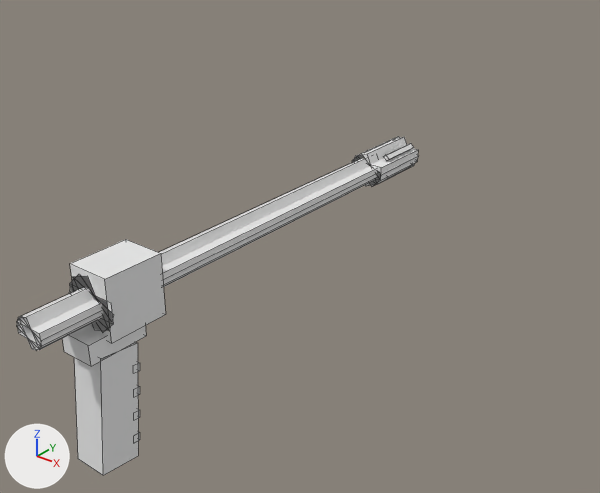
What one commit did to the OBJ model src/main/resources/assets/mareeletrica/models/block/paint_aug_view_1.obj.
Before and after are seen from a 50 mm lens placed at (1.247, -0.849, 1.029), pointed at (0.427, 0.176, 0.393). The lights are fixed; the arrows at lower left show +X, +Y and +Z. The older version comes first. Mesh edges are drawn as thin lines. Where no turn or scale is listed for an object, it has been applied to the vertices. Vertices at exactly the same position are counted once.

The scene before the commit, as lines of its bpy script (objects in view):
```python
me_paint_aug_view_1 = bpy.data.meshes.new('paint_aug_view_1')
me_paint_aug_view_1.from_pydata(...)  # 178 vertices, 138 faces; spans x 0.458..0.542, y -0.409..0.385, z 0.289..0.57
me_paint_aug_view_1.materials.append(mat_paint)  # its picture is missing
ob_paint_aug_view_1 = bpy.data.objects.new('paint_aug_view_1', me_paint_aug_view_1)
ob_paint_aug_view_1.location = (0.0, 0.0, 0.0)
```
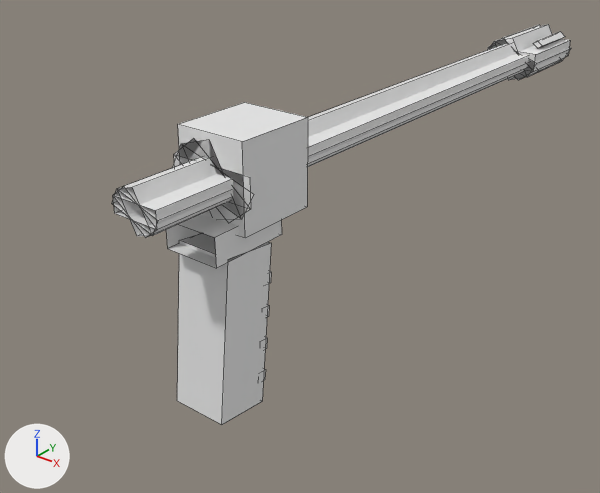
Where the change shows, as pixel boxes (x1, y1, x2, y2) in the pictures (600 x 493 px; the box of a moved part takes in the faces that stretch with it):
'paint_aug_view_1', reshaped (14% wider, 18% taller): before (17, 136, 419, 475); after (112, 24, 571, 425)
part 1 of me_paint_aug_view_1, moved or reshaped: before (69, 276, 114, 331); after (172, 140, 254, 220)
part 2 of me_paint_aug_view_1, added: after (178, 102, 308, 238)
part 3 of me_paint_aug_view_1, moved or reshaped: before (74, 342, 138, 475); after (177, 233, 271, 425)
part 4 of me_paint_aug_view_1, moved or reshaped: before (70, 239, 166, 343); after (269, 271, 271, 283)
part 5 of me_paint_aug_view_1, moved or reshaped: before (384, 143, 413, 161); after (533, 31, 565, 48)
part 6 of me_paint_aug_view_1, moved or reshaped: before (388, 165, 412, 178); after (537, 60, 561, 72)
part 7 of me_paint_aug_view_1, moved or reshaped: before (17, 158, 377, 351); after (113, 44, 529, 238)
part 8 of me_paint_aug_view_1, moved or reshaped: before (17, 158, 378, 350); after (112, 43, 529, 236)
part 9 of me_paint_aug_view_1, added: after (488, 25, 570, 80)
part 10 of me_paint_aug_view_1, moved or reshaped: before (353, 137, 419, 186); after (489, 24, 571, 80)
part 11 of me_paint_aug_view_1, deleted: before (62, 136, 418, 395)
part 12 of me_paint_aug_view_1, added: after (166, 138, 282, 268)

The change, as a list of edits to the scene's bpy script:
```text
Change me_paint_aug_view_1:
    used by ob_paint_aug_view_1; location = (0.0, 0.0, 0.0)
    remove me_paint_aug_view_1.from_pydata(...)  # 178 vertices, 138 faces; spans x 0.458..0.542, y -0.409..0.385, z 0.289..0.57
    add me_paint_aug_view_1.from_pydata(...)  # 172 vertices, 137 faces; spans x 0.424..0.576, y -0.241..0.976, z 0.257..0.688
    me_paint_aug_view_1 part 1: the loose piece of 6 vertices spanning x 0.458..0.542, y -0.321, z 0.488..0.564 is scaled about its middle by (1.81, 1, 1.53), then moved by (0.0, 0.215, 0.094)
    me_paint_aug_view_1 part 2: a new loose piece, a box spanning x 0.442..0.558, y -0.106..0.029, z 0.553..0.688, in mat_paint (its picture is missing)
    me_paint_aug_view_1 part 3: the loose piece of 8 vertices spanning x 0.474..0.526, y -0.353..-0.277, z 0.289..0.465 is scaled about its middle by (1.81, 1.53, 1.53), then moved by (0.0, 0.218, 0.014)
    me_paint_aug_view_1 part 4: the loose piece of 8 vertices spanning x 0.468..0.532, y -0.321..-0.233, z 0.482..0.57 is scaled about its middle by (1.36, 0.178, 0.203), then moved by (0.0, 0.231, -0.066)
    me_paint_aug_view_1 part 5: the loose piece of 8 vertices spanning x 0.514..0.526, y 0.296..0.375, z 0.539..0.55 is scaled about its middle by (1.81, 1.53, 1.53), then moved by (0.016, 0.564, 0.103)
    me_paint_aug_view_1 part 6: the loose piece of 8 vertices spanning x 0.514..0.526, y 0.296..0.375, z 0.503..0.513 is scaled about its middle by (1.81, 1.53, 1.53), then moved by (0.016, 0.564, 0.084)
    me_paint_aug_view_1 part 7: the loose piece of 12 vertices spanning x 0.478..0.522, y -0.409..0.296, z 0.506..0.546 is scaled about its middle by (1.81, 1.53, 1.53), then moved by (0.0, 0.355, 0.094)
    me_paint_aug_view_1 part 8: the loose piece of 12 vertices spanning x 0.476..0.524, y -0.409..0.296, z 0.505..0.548 is scaled about its middle by (1.81, 1.53, 1.53), then moved by (0.0, 0.355, 0.094)
    me_paint_aug_view_1 part 9: the loose piece of 12 vertices spanning x 0.484..0.516, y 0.383..0.385, z 0.512..0.541 is copied, and the copy is scaled about its middle by (3.35, 81.8, 2.83), then moved by (0.0, 0.499, 0.094); it spans x 0.446..0.554, y 0.794..0.974, z 0.578..0.662
    me_paint_aug_view_1 part 10: the loose piece of 12 vertices spanning x 0.468..0.532, y 0.266..0.384, z 0.497..0.556 is scaled about its middle by (1.81, 1.53, 1.53), then moved by (0.0, 0.559, 0.094)
    me_paint_aug_view_1 part 11: 6 loose pieces with 40 vertices, spanning x 0.461..0.539, y -0.35..0.384, z 0.381..0.562, are deleted
    me_paint_aug_view_1 part 12: 14 vertices added at x 0.43..0.57, y -0.151..-0.016, z 0.521..0.674
    other edits to the shape of me_paint_aug_view_1 do not show in these pictures
```
